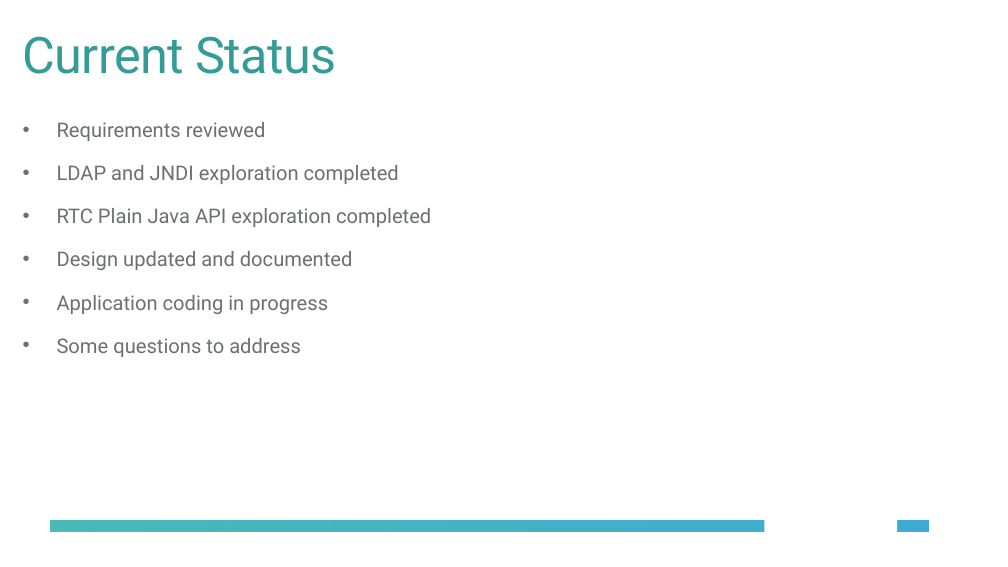
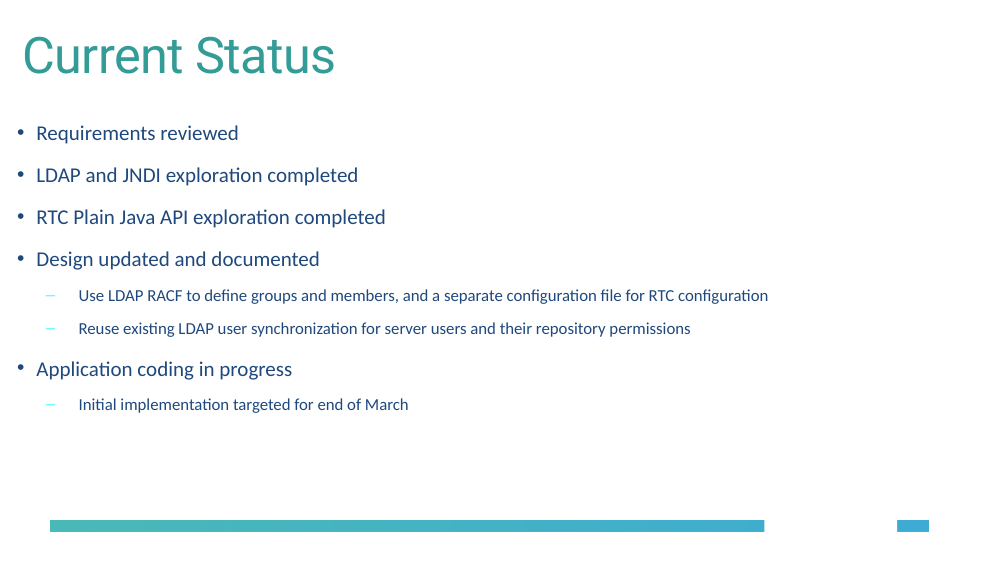
Before and after one commit to jamsden/CE4IoTConnector, a slide deck: slide 3 of LDAP-RTC-Sync/docs/LDAP-RTCSync.pptx. Drawn at 1008x567 pixels with LibreOffice and Linux fonts; fonts in the diff are those of the drawing; background and template pictures are left out. Boxes give left, top, right and bottom in pixels: in the first picture for what was removed or moved away, otherwise in the second. Text is boxed around its words. In the diff, an @@ line names an element or a change of style, - is before the commit and + after.

Commit message:
Updated to require use of repotools_syncUsers
This deals with the server users and repository permissions. Still
having trouble getting a mutable working copy that can be saved.

```diff
--- a/LDAP-RTC-Sync/docs/LDAP-RTCSync.pptx
+++ b/LDAP-RTC-Sync/docs/LDAP-RTCSync.pptx
@@ text at (x1=36, y1=125, x2=386, y2=380): size 19.2 to 20 pt, font Roboto to Calibri, text colour #6D6F71 to #1F497D in "Requirements reviewed", "LDAP and JNDI exploration completed", "RTC Plain Java API exploration completed", "Design updated and documented" and 1 more places; indent changed; less space between paragraphs @@
@@ text at (x1=79, y1=289, x2=768, y2=337): paragraphs added @@
+  – Use LDAP RACF to define groups and members, and a separate configuration file for RTC configuration
+  – Reuse existing LDAP user synchronization for server users and their repository permissions
@@ text at (x1=79, y1=398, x2=409, y2=413): text changed; size 19.2 to 16 pt; font Roboto to Calibri; text colour #6D6F71 to #1F497D @@
-• Some questions to address
+  – Initial implementation targeted for end of March
```
Also in this commit, not shown: 9 other slides changed, 4 slides added, 9 other files.
